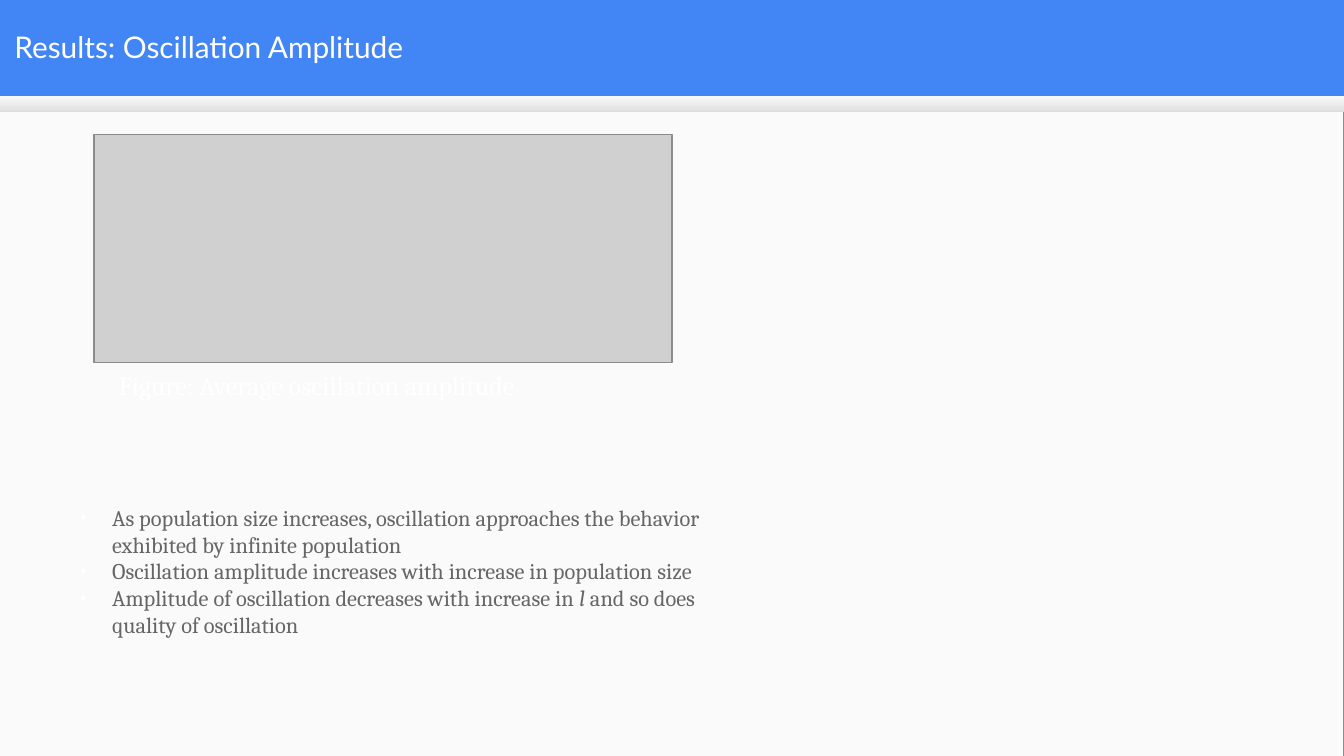
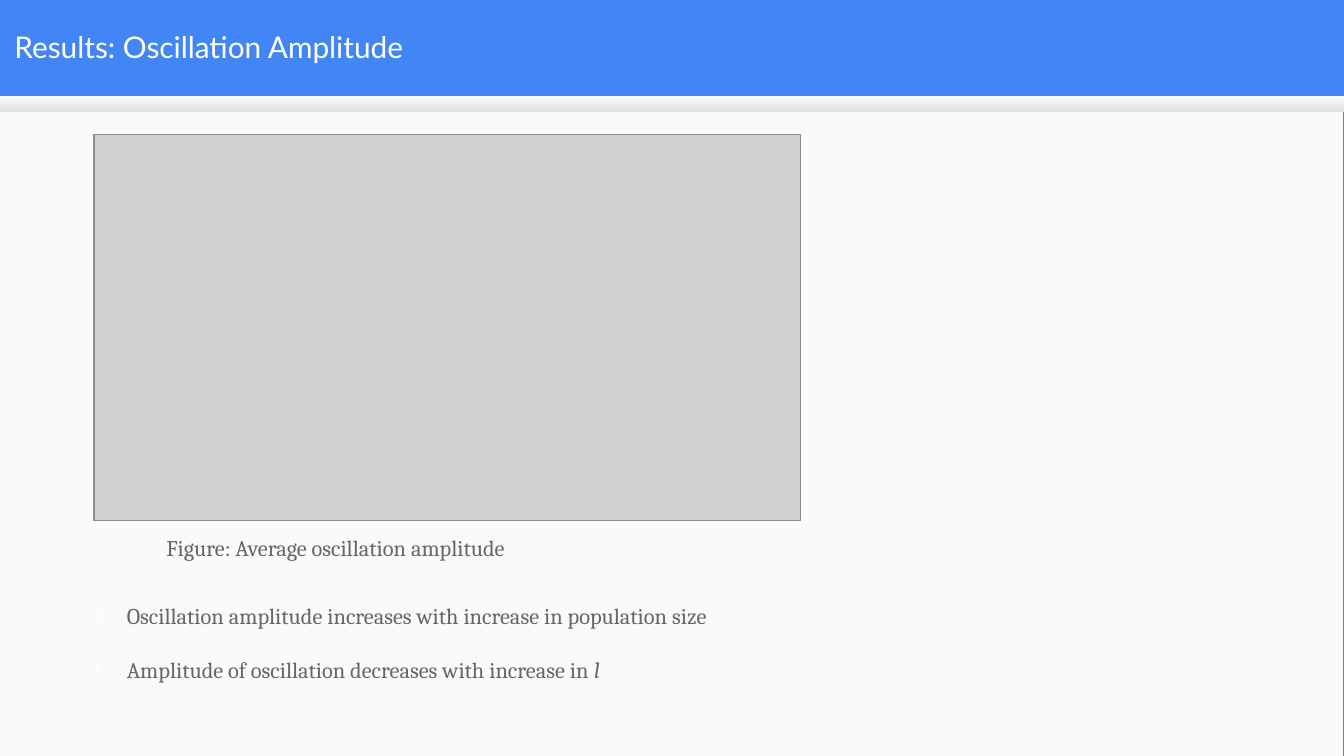
Before and after one commit to mduwalsh/project, a slide deck: slide 27 of thesis_slides_mahendra.odp (slide 26 before the commit). Drawn at 1344x756 pixels with LibreOffice and Linux fonts; fonts in the diff are those of the drawing; grey boxes stand for pictures. Boxes give left, top, right and bottom in pixels: in the first picture for what was removed or moved away, otherwise in the second. Text is boxed around its words. In the diff, an @@ line names an element or a change of style, - is before the commit and + after.

Commit message:
edit feb 5

```diff
--- a/thesis_slides_mahendra.odp
+++ b/thesis_slides_mahendra.odp
@@ picture: place and size @@
-picture at bbox=[94, 134, 672, 363]
+picture at bbox=[94, 134, 801, 520]
@@ text at bbox=[112, 510, 699, 558]: paragraph removed @@
-● As population size increases, oscillation approaches the behavior exhibited by infinite population
@@ text added at bbox=[166, 540, 505, 561], 12 pt, text #666666 @@
+Figure: Average oscillation amplitude
@@ text "Oscillation amplitude increases with increase ...": place and size @@
-text "Oscillation amplitude increases with increase ..." at bbox=[112, 510, 699, 638]
+text "Oscillation amplitude increases with increase ..." at bbox=[127, 608, 706, 683]
@@ text at bbox=[127, 608, 706, 629]: more space between paragraphs @@
@@ text at bbox=[127, 662, 600, 683]: text changed @@
-● Amplitude of oscillation decreases with increase in l and so does quality of oscillation
+● Amplitude of oscillation decreases with increase in l
```
Also in this commit, not shown: 8 other slides changed, 5 slides added, 2 slides removed.
